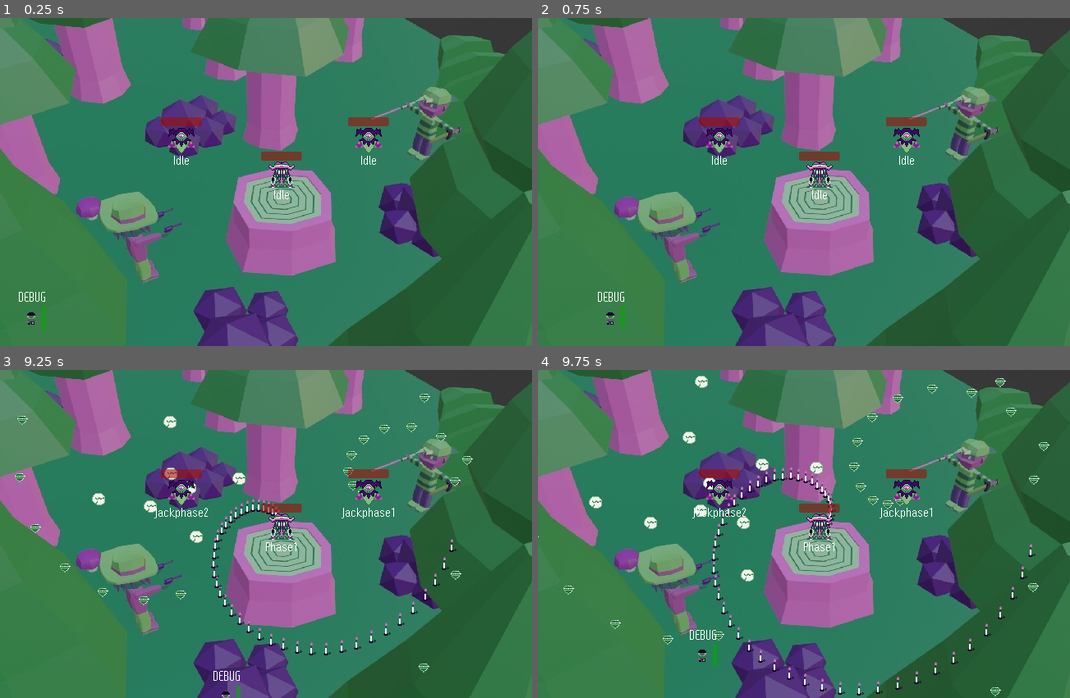
Above: before the commit, frames 1-4 (two rows, left to right).
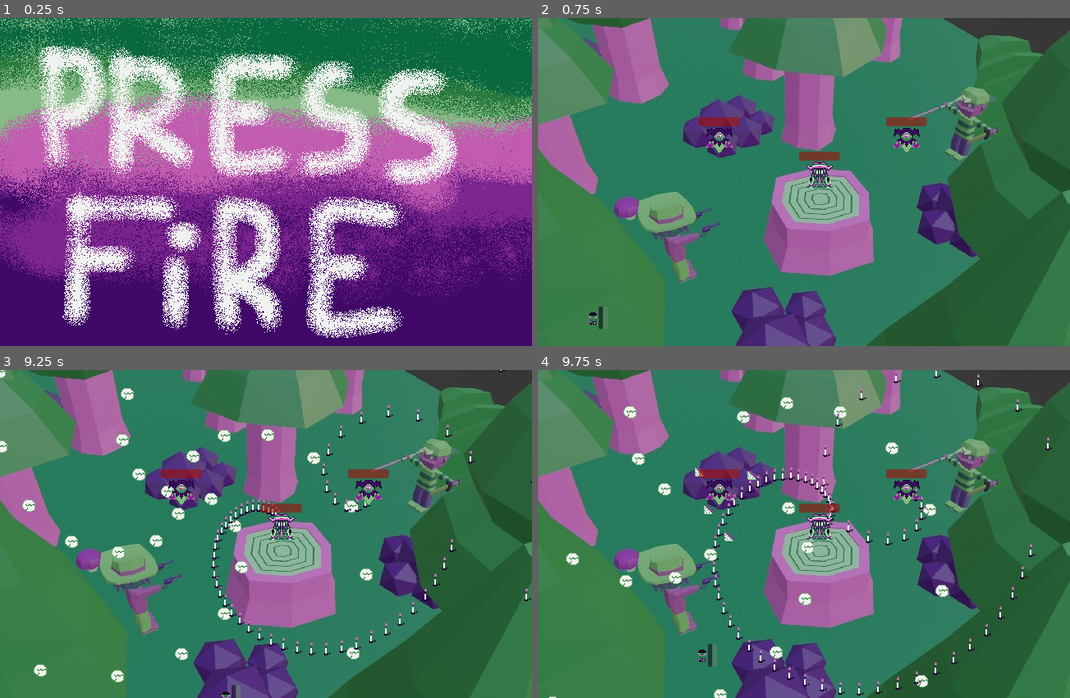
Above: after the commit, the same moments.

Repository: b4k4kozmo/bullet-hell-24
Game: Godot game, scene res://title.tscn
The game is run twice, just before and just after one commit, with the same random seed, the same clock (stepped at 60 frames per second) and the same inputs. Before the commit the project starts from res://boss_room.tscn.
Inputs:
- Up to frame 1 (0.25 s): no input
- Up to frame 2 (0.75 s): tap Enter at 0.5 s; hold D (move_right) from 0.53 s (still down); tap Space (action) at 0.6 s
- Up to frame 3 (9.25 s): release D (move_right) at 1.28 s; hold S (move_down) 1.28-2.03 s; tap Space (action) at 1.35, 2.3, 2.85, 3.6, 4.55, 5.1, 5.85, 6.8, 7.35, 8.1, 9.05 s; tap R (restart) at 2 s; hold D (move_right) 2.03-2.78 s; hold Shift (walk) 2.03-2.78 s; hold W (move_up) 2.78-3.53 s; hold A (move_left) 3.53-5.03 s; tap Shift (walk) at 4.35, 8.85 s; hold S (move_down) 5.03-5.78 s; hold D (move_right) 5.78-6.53 s; hold W (move_up) 6.53-7.28 s; hold Shift (walk) 6.53-7.28 s; hold D (move_right) 7.28-8.03 s; hold S (move_down) 8.03-8.78 s; hold A (move_left) from 8.78 s (still down)
- Up to frame 4 (9.75 s): release A (move_left) at 9.53 s; hold W (move_up) from 9.53 s (still down); tap Space (action) at 9.6 s

The runs differ from the first frame. In frame 1, 98% of the frame differs, in the area x 0-100%, y 0-100%; in frame 2, 0.3%; in frame 3, 3.3%; in frame 4, 3.4%.

Commit message:
lots of updates

Diff:
--- a/Jackphase1.gd
+++ b/Jackphase1.gd
@@ -3,7 +3,7 @@
 func enter():
 	super.enter()
 	owner.alpha = -.333
-	owner.bullet_type = 7
+	owner.bullet_type = 0
 	speed.start()
 	if Bgm.stream != load("res://sounds/Dreaming through the Jungle.mp3"):
 		Bgm.stream = load("res://sounds/Dreaming through the Jungle.mp3")
--- a/bgm.tscn
+++ b/bgm.tscn
@@ -1,8 +1,8 @@
 [gd_scene load_steps=2 format=3 uid="uid://rmm84nr5siwn"]
 
-[ext_resource type="AudioStream" uid="uid://dgvucltdl1fhy" path="res://sounds/Silent Way.mp3" id="1_uschs"]
+[ext_resource type="AudioStream" uid="uid://br63rgg08mslt" path="res://sounds/cloud9001.wav" id="1_dxmxl"]
 
 [node name="BGM" type="AudioStreamPlayer"]
-stream = ExtResource("1_uschs")
+stream = ExtResource("1_dxmxl")
 volume_db = -10.0
 autoplay = true
--- a/kamijack.tscn
+++ b/kamijack.tscn
@@ -9,6 +9,8 @@
 [ext_resource type="Script" path="res://Jackphase1.gd" id="7_jpkhd"]
 [ext_resource type="Script" path="res://Jackphase2.gd" id="8_rix2s"]
 [ext_resource type="Script" path="res://Jackphase3.gd" id="9_oidy0"]
+[ext_resource type="AudioStream" uid="uid://dry03swsw8qoa" path="res://sounds/cos_spotted3.wav" id="10_65po4"]
+[ext_resource type="AudioStream" uid="uid://cj51520ntupcj" path="res://sounds/jump_land.wav" id="11_3ihcg"]
 
 [sub_resource type="CircleShape2D" id="CircleShape2D_ikxcq"]
 radius = 195.604
@@ -24,12 +26,13 @@
 texture = ExtResource("3_17oli")
 
 [node name="Speed" type="Timer" parent="."]
-wait_time = 0.15
+wait_time = 0.1
 
 [node name="Duration" type="Timer" parent="."]
-wait_time = 5.0
+wait_time = 3.0
 
 [node name="Debug" type="Label" parent="."]
+visible = false
 anchors_preset = 5
 anchor_left = 0.5
 anchor_right = 0.5
@@ -62,6 +65,11 @@
 
 [node name="Jackphase3" type="Node2D" parent="FiniteStateMachine"]
 script = ExtResource("9_oidy0")
+
+[node name="AudioStreamPlayer2D" type="AudioStreamPlayer2D" parent="FiniteStateMachine"]
+stream = ExtResource("10_65po4")
+volume_db = 3.0
+pitch_scale = 0.78
 
 [node name="CollisionShape2D" type="CollisionShape2D" parent="."]
 shape = SubResource("RectangleShape2D_mg4nb")
@@ -98,5 +106,9 @@
 value = 444.0
 show_percentage = false
 
+[node name="AudioStreamPlayer2D" type="AudioStreamPlayer2D" parent="."]
+stream = ExtResource("11_3ihcg")
+volume_db = 7.0
+
 [connection signal="timeout" from="Speed" to="." method="_on_speed_timeout"]
 [connection signal="body_entered" from="PlayerDetection" to="FiniteStateMachine/Idle" method="_on_player_entered"]
--- a/player.tscn
+++ b/player.tscn
@@ -6,6 +6,9 @@
 [ext_resource type="FontFile" uid="uid://c720lro2tedqy" path="res://fonts/x12y16pxMaruMonica.ttf" id="3_sfhdi"]
 [ext_resource type="FontFile" uid="uid://hjecuot2b4ym" path="res://fonts/Gold Box 8x16 Monospaced.ttf" id="4_uhv3i"]
 [ext_resource type="AudioStream" uid="uid://dt5ngflv4lidb" path="res://sounds/damage.wav" id="5_jick7"]
+[ext_resource type="AudioStream" uid="uid://dlmc1kmdfbrlq" path="res://sounds/eat.wav" id="7_bpsxq"]
+[ext_resource type="AudioStream" uid="uid://bxsdotf6yp3yw" path="res://sounds/swingweapon.wav" id="7_ruly2"]
+[ext_resource type="AudioStream" uid="uid://dtor7m7cws2s4" path="res://sounds/fanfare.wav" id="8_67vpp"]
 
 [sub_resource type="RectangleShape2D" id="RectangleShape2D_2a6o0"]
 size = Vector2(4, 4)
@@ -13,7 +16,7 @@
 [node name="Player" type="CharacterBody2D" groups=["player"]]
 script = ExtResource("1_c71vn")
 bullet_node = ExtResource("2_swc88")
-alpha = 3.007
+alpha = 3.0
 
 [node name="Sprite2D" type="Sprite2D" parent="."]
 texture = ExtResource("2_8itql")
@@ -22,6 +25,7 @@
 shape = SubResource("RectangleShape2D_2a6o0")
 
 [node name="Debug" type="Label" parent="."]
+visible = false
 offset_left = -19.5
 offset_top = -35.0
 offset_right = 20.5
@@ -44,7 +48,7 @@
 value = 100.0
 
 [node name="ProgressBar2" type="ProgressBar" parent="."]
-modulate = Color(0.0117647, 0.929412, 0, 1)
+modulate = Color(0.52549, 0.729412, 0.52549, 1)
 custom_minimum_size = Vector2(50, 2.08165e-12)
 anchors_preset = 5
 anchor_left = 0.5
@@ -63,8 +67,41 @@
 fill_mode = 3
 show_percentage = false
 
+[node name="ProgressBar3" type="ProgressBar" parent="."]
+modulate = Color(0.101961, 0.00784314, 0.168627, 1)
+custom_minimum_size = Vector2(50, 2.08165e-12)
+anchors_preset = 5
+anchor_left = 0.5
+anchor_right = 0.5
+offset_left = 7.0
+offset_top = -14.0
+offset_right = 107.0
+offset_bottom = 13.0
+grow_horizontal = 2
+scale = Vector2(0.05, 1)
+size_flags_horizontal = 0
+size_flags_vertical = 1
+theme_override_fonts/font = ExtResource("4_uhv3i")
+max_value = 255.0
+value = 255.0
+rounded = true
+fill_mode = 3
+show_percentage = false
+
 [node name="AudioStreamPlayer2D" type="AudioStreamPlayer2D" parent="."]
 stream = ExtResource("5_jick7")
+volume_db = 7.0
+
+[node name="AudioStreamPlayer2D3" type="AudioStreamPlayer2D" parent="."]
+stream = ExtResource("7_ruly2")
+volume_db = 7.0
+
+[node name="AudioStreamPlayer2D4" type="AudioStreamPlayer2D" parent="."]
+stream = ExtResource("8_67vpp")
+volume_db = 7.0
+
+[node name="AudioStreamPlayer2D2" type="AudioStreamPlayer2D" parent="."]
+stream = ExtResource("7_bpsxq")
 volume_db = 7.0
 
 [node name="HitboxDisplay" type="Control" parent="."]
--- a/project.godot
+++ b/project.godot
@@ -11,7 +11,7 @@
 [application]
 
 config/name="bullet-hell-24"
-run/main_scene="res://boss_room.tscn"
+run/main_scene="res://title.tscn"
 config/features=PackedStringArray("4.2", "Forward Plus")
 config/icon="res://icon.svg"
 
--- a/scripts/Idle.gd
+++ b/scripts/Idle.gd
@@ -15,3 +15,4 @@
 func transition():
 	if player_entered:
 		get_parent().change_state($"../..".starting_phase)
+		$"../AudioStreamPlayer2D".play()
--- a/scripts/Phase1.gd
+++ b/scripts/Phase1.gd
@@ -5,10 +5,12 @@
 	owner.alpha = 0.111
 	owner.bullet_type = 0
 	speed.start()
+	$"../AudioStreamPlayer2D".play()
 	if Bgm.stream != load("res://sounds/Dreaming through the Jungle.mp3"):
 		Bgm.stream = load("res://sounds/Dreaming through the Jungle.mp3")
 		Bgm.play()
 
 func transition():
 	if can_transition:
+		$"../AudioStreamPlayer2D".play()
 		get_parent().change_state("Phase2")
--- a/scripts/Phase2.gd
+++ b/scripts/Phase2.gd
@@ -8,4 +8,5 @@
 
 func transition():
 	if can_transition:
+		$"../AudioStreamPlayer2D".play()
 		get_parent().change_state("Phase3")
--- a/scripts/Phase3.gd
+++ b/scripts/Phase3.gd
@@ -6,6 +6,8 @@
 	owner.bullet_type = 2
 	speed.start()
 
+
 func transition():
 	if can_transition:
+		$"../AudioStreamPlayer2D".play()
 		get_parent().change_state("Phase4")
--- a/scripts/Player.gd
+++ b/scripts/Player.gd
@@ -1,21 +1,39 @@
 extends CharacterBody2D
 
 var speed = 250
-var shuriken_count = 255
+
 var cantWalk = false
 @onready var debug = $Debug
 @onready var progress_bar = $ProgressBar2
+@onready var ammo_bar = $ProgressBar3
 @export var bullet_node: PackedScene
 var bullet_type: int = 4
 var bullet_type2: int = 6
 var theta: float = 0.0
 @export_range(0,2*PI) var alpha: float = 0.0
 
-var health = 100:
+var player_level = 1
+var to_next_lvl = 7
+var experience = 0
+var max_hp = 100
+var max_ammo = 255
+
+var sword_speed = .21
+var shuriken_speed = .111
+
+var power = 7
+var dexterity = 7
+
+var health = max_hp:
 	#updates health bar
 	set(value):
 		health = value
 		progress_bar.value = value
+
+var shuriken_count = max_ammo:
+	set(value):
+		shuriken_count = value
+		ammo_bar.value = value
 
 func _ready():
 	$HitboxDisplay.hide()
@@ -30,13 +48,14 @@
 		bullet.set_property(bullet_type2)
 		bullet.player_spiral_bullet = false
 		bullet.direction = Vector2.UP
-		$Speed.wait_time = .21
+		$Speed.wait_time = sword_speed
+		$AudioStreamPlayer2D3.play()
 	else:
 		if shuriken_count > 0:
 			bullet.set_property(bullet_type)
 			bullet.player_spiral_bullet = true
 			bullet.direction = get_vector(angle)
-			$Speed.wait_time = .0444
+			$Speed.wait_time = shuriken_speed
 			shuriken_count -= 1
 		else:
 			return
@@ -63,6 +82,44 @@
 		debug.text = "dead"
 	velocity = Input.get_vector("move_left","move_right","move_up","move_down") * speed
 
+	#handle level ups
+	#make function later
+	match player_level:
+		1:
+			if experience >= to_next_lvl:
+				$AudioStreamPlayer2D4.play()
+				to_next_lvl *= 1.5
+				player_level = 2
+				health = max_hp
+				shuriken_count = max_ammo
+				sword_speed /= 1.25
+				shuriken_speed /= 1.11
+				dexterity += 1
+				power += 1
+
+		2:
+			if experience >= to_next_lvl:
+				$AudioStreamPlayer2D4.play()
+				to_next_lvl *= 1.5
+				player_level = 2
+				health = max_hp
+				shuriken_count = max_ammo
+				sword_speed /= 1.25
+				shuriken_speed /= 1.11
+				dexterity += 1
+				power += 1
+		3:
+			if experience >= to_next_lvl:
+				$AudioStreamPlayer2D4.play()
+				to_next_lvl *= 1.5
+				player_level = 2
+				health = max_hp
+				shuriken_count = max_ammo
+				sword_speed /= 1.25
+				shuriken_speed /= 1.11
+				dexterity += 1
+				power += 1
+
 	if Input.is_action_just_pressed("exit"):
 		get_tree().quit()
 
@@ -87,7 +144,7 @@
 		8:
 			slow()
 		9:
-			$AudioStreamPlayer2D.play()
+			$AudioStreamPlayer2D2.play()
 			health += 5
 
 func fire():
--- a/scripts/Spaghetti.gd
+++ b/scripts/Spaghetti.gd
@@ -11,33 +11,37 @@
 func _process(_delta):
 	$ProgressBar2.value = health
 	if health <= 0:
+		$"../Player".experience += 21
 		queue_free()
 func set_status(bullet_type):
 	match bullet_type:
 		4:
 			if $"../Player".debug.text == "debug":
-				health -= 8
+				health -= $"../Player".dexterity
 			else:
-				health -= 6
+				health -= ($"../Player".dexterity -2)
+			$AudioStreamPlayer2D.play()
 		5:
 			if $"../Player".debug.text == "debug":
-				health -= 6
+				health -= ($"../Player".dexterity - 1)
 				for i in range(4):
 					health -= 1
 					await get_tree().create_timer(1).timeout
 			else:
-				health -= 4
+				health -= $"../Player".dexterity/2
+			$AudioStreamPlayer2D.play()
 		6:
 			if $"../Player".shuriken_count < 100:
 				$"../Player".shuriken_count += 1
 			if $"../Player".health < 100:
 				if $"../Player".debug.text == "debug":
-					health -= 10
+					health -= $"../Player".power
 					$"../Player".health += .1
 				else:
-					health -= 8
+					health -= $"../Player".power
 			elif $"../Player".health == 100:
-				health -= 12
+				health -= $"../Player".power*1.5
+			$AudioStreamPlayer2D.play()
 func get_vector(angle):
 	theta = angle + alpha
 	return Vector2(cos(theta),sin(theta))
--- a/spaghetti.tscn
+++ b/spaghetti.tscn
@@ -10,6 +10,9 @@
 [ext_resource type="Script" path="res://scripts/Phase2.gd" id="8_2aneo"]
 [ext_resource type="Script" path="res://scripts/Phase3.gd" id="9_cbupm"]
 [ext_resource type="Script" path="res://scripts/Phase4.gd" id="10_376rk"]
+[ext_resource type="AudioStream" uid="uid://b8ddec0mt3xba" path="res://sounds/cos_yipee.wav" id="11_2u8se"]
+[ext_resource type="AudioStream" uid="uid://cj51520ntupcj" path="res://sounds/jump_land.wav" id="12_pv0ev"]
+[ext_resource type="AudioStream" uid="uid://dtor7m7cws2s4" path="res://sounds/fanfare.wav" id="13_qd4lj"]
 
 [sub_resource type="CircleShape2D" id="CircleShape2D_ikxcq"]
 radius = 195.604
@@ -31,6 +34,7 @@
 wait_time = 15.0
 
 [node name="Debug" type="Label" parent="."]
+visible = false
 anchors_preset = 5
 anchor_left = 0.5
 anchor_right = 0.5
@@ -67,6 +71,11 @@
 [node name="Phase4" type="Node2D" parent="FiniteStateMachine"]
 script = ExtResource("10_376rk")
 
+[node name="AudioStreamPlayer2D" type="AudioStreamPlayer2D" parent="FiniteStateMachine"]
+stream = ExtResource("11_2u8se")
+volume_db = 3.0
+pitch_scale = 1.34
+
 [node name="CollisionShape2D" type="CollisionShape2D" parent="."]
 shape = SubResource("RectangleShape2D_mg4nb")
 
@@ -102,5 +111,13 @@
 value = 999.0
 show_percentage = false
 
+[node name="AudioStreamPlayer2D" type="AudioStreamPlayer2D" parent="."]
+stream = ExtResource("12_pv0ev")
+volume_db = 7.0
+
+[node name="AudioStreamPlayer2D2" type="AudioStreamPlayer2D" parent="."]
+stream = ExtResource("13_qd4lj")
+volume_db = 3.0
+
 [connection signal="timeout" from="Speed" to="." method="_on_speed_timeout"]
 [connection signal="body_entered" from="PlayerDetection" to="FiniteStateMachine/Idle" method="_on_player_entered"]
--- a/spaghetti2.gd
+++ b/spaghetti2.gd
@@ -11,33 +11,37 @@
 func _process(_delta):
 	$ProgressBar2.value = health
 	if health <= 0:
+		$"../Player".experience += 7
 		queue_free()
 func set_status(bullet_type):
 	match bullet_type:
-		4:
-			if $"../Player".debug.text == "debug":
-				health -= 8
-			else:
-				health -= 6
-		5:
-			if $"../Player".debug.text == "debug":
-				health -= 6
-				for i in range(4):
-					health -= 1
-					await get_tree().create_timer(1).timeout
-			else:
-				health -= 4
-		6:
-			if $"../Player".shuriken_count < 255:
-				$"../Player".shuriken_count += 1
-			if $"../Player".health < 100:
+			4:
 				if $"../Player".debug.text == "debug":
-					health -= 10
-					$"../Player".health += .1
+					health -= $"../Player".dexterity
 				else:
-					health -= 8
-			elif $"../Player".health == 100:
-				health -= 12
+					health -= ($"../Player".dexterity -2)
+				$AudioStreamPlayer2D.play()
+			5:
+				if $"../Player".debug.text == "debug":
+					health -= ($"../Player".dexterity - 1)
+					for i in range(4):
+						health -= 1
+						await get_tree().create_timer(1).timeout
+				else:
+					health -= $"../Player".dexterity/2
+				$AudioStreamPlayer2D.play()
+			6:
+				if $"../Player".shuriken_count < 100:
+					$"../Player".shuriken_count += 1
+				if $"../Player".health < 100:
+					if $"../Player".debug.text == "debug":
+						health -= $"../Player".power
+						$"../Player".health += .1
+					else:
+						health -= $"../Player".power
+				elif $"../Player".health == 100:
+					health -= $"../Player".power*1.5
+				$AudioStreamPlayer2D.play()
 func get_vector(angle):
 	theta = angle + alpha
 	return Vector2(cos(theta),sin(theta))
--- /dev/null
+++ b/sprites/title1.tres
@@ -0,0 +1,3 @@
+[gd_resource type="Resource" format=3 uid="uid://n67ljsc8jjnn"]
+
+[resource]
--- /dev/null
+++ b/title.gd
@@ -0,0 +1,33 @@
+extends Control
+var anim_frame = 0
+var boss_room = preload("res://boss_room.tscn").instantiate()
+
+var simultaneous_scene = preload("res://boss_room.tscn").instantiate()
+
+func _add_a_scene_manually():
+	# This is like autoloading the scene, only
+	# it happens after already loading the main scene.
+	get_tree().root.add_child(boss_room)
+	get_tree().current_scene = boss_room
+	queue_free()
+
+func _process(delta):
+	#get_tree().change_scene_to_file(boss_room)
+	if Input.is_action_just_pressed("action"):
+		Bgm.stream = load("res://sounds/Silent Way.mp3")
+		Bgm.play()
+		_add_a_scene_manually()
+
+func _on_timer_timeout():
+	if anim_frame == 0:
+		$Sprite2D.texture = load("res://sprites/title_screen2.png")
+		anim_frame = 1
+	elif anim_frame == 1:
+		$Sprite2D.texture = load("res://sprites/title_screen2.png")
+		anim_frame = 2
+	elif anim_frame == 2:
+		$Sprite2D.texture = load("res://sprites/title_screen4.png")
+		anim_frame = 3
+	elif anim_frame == 3:
+		$Sprite2D.texture = load("res://sprites/title_screen1.png")
+		anim_frame = 0
--- /dev/null
+++ b/title.tscn
@@ -0,0 +1,23 @@
+[gd_scene load_steps=3 format=3 uid="uid://b6uihut3fuf5y"]
+
+[ext_resource type="Texture2D" uid="uid://cey1xw2t52isc" path="res://sprites/title_screen1.png" id="1_bcc1o"]
+[ext_resource type="Script" path="res://title.gd" id="1_w6xsp"]
+
+[node name="Control" type="Control"]
+layout_mode = 3
+anchors_preset = 15
+anchor_right = 1.0
+anchor_bottom = 1.0
+grow_horizontal = 2
+grow_vertical = 2
+script = ExtResource("1_w6xsp")
+
+[node name="Sprite2D" type="Sprite2D" parent="."]
+texture = ExtResource("1_bcc1o")
+centered = false
+
+[node name="Timer" type="Timer" parent="."]
+wait_time = 0.5
+autostart = true
+
+[connection signal="timeout" from="Timer" to="." method="_on_timer_timeout"]
Not shown, changed: export_presets.cfg
Not shown: 1 places in kamijack.tscn that only renumber resources
Not shown: 1 places in player.tscn that only renumber resources
Not shown, added: sounds/KatsuBoySong.wav.import
Not shown, added: sounds/cloud9001.wav.import
Not shown, added: sounds/cos_spotted3.wav.import
Not shown, added: sounds/cos_yipee.wav.import
Not shown, added: sounds/cursormove.wav.import
Not shown, added: sounds/door.wav.import
Not shown, added: sounds/eat.wav.import
Not shown, added: sounds/enemydeath.wav.import
Not shown, added: sounds/fanfare.wav.import
(and 29 more such lines)
